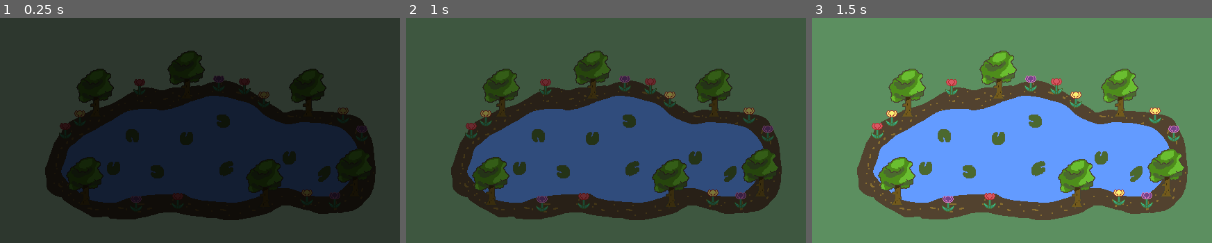
Above: before the commit, frames 1-3 (left to right).
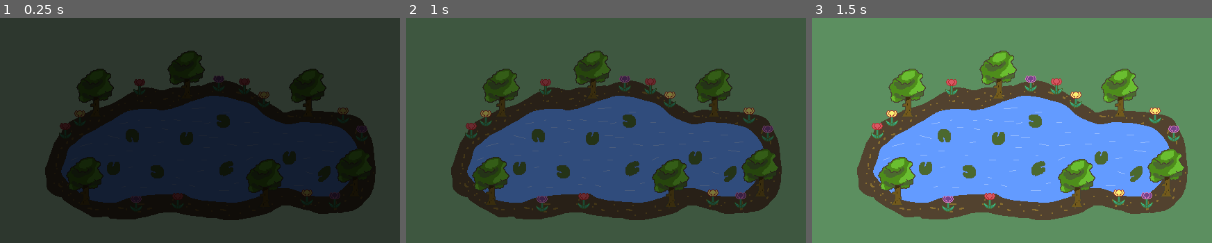
Above: after the commit, the same moments.

Repository: JuJuz1/Life-s-equilibrium
Game: Godot game, scene res://scenes/world.tscn
Two runs of this game, one before a commit and one after it. Both use one fixed random seed, a clock stepped at 60 frames per second and the inputs below.
Inputs (mouse positions are % of the whole screen's width and height, from its top left):
- Up to frame 1 (0.25 s): no input
- Up to frame 2 (1 s): tap Enter at 0.5 s; move the mouse to (72, 45) at 0.52 s; press the mouse at (72, 45) at 0.53 s
- Up to frame 3 (1.5 s): move the mouse to (30, 55) at 1.27 s; release the mouse at (30, 55) at 1.28 s; click (30, 55) at 1.35 s
The pictures show only the part of the screen within x 50-100%, y 50-100%; the shares and areas given below are measured in that part.

The runs differ from the first frame. In frame 2, less than 0.1% of the frame differs, in the area x 29-78%, y 46-69%; in frame 3, 0.2%, in the area x 18-84%, y 40-77%.

Commit message:
Audio prepping, recreation zone and music

Diff:
--- a/scenes/dormitory.tscn
+++ b/scenes/dormitory.tscn
@@ -204,5 +204,7 @@
 theme_override_font_sizes/font_size = 25
 text = "7"
 
+[node name="AudioStreamPlayer" type="AudioStreamPlayer" parent="."]
+
 [connection signal="area_entered" from="." to="." method="_on_area_entered"]
 [connection signal="area_exited" from="." to="." method="_on_area_exited"]
--- a/scenes/hospital.tscn
+++ b/scenes/hospital.tscn
@@ -16,5 +16,7 @@
 scale = Vector2(1.78553, 1.78553)
 texture = ExtResource("2_3p2px")
 
+[node name="AudioStreamPlayer" type="AudioStreamPlayer" parent="."]
+
 [connection signal="area_entered" from="." to="." method="_on_area_entered"]
 [connection signal="area_exited" from="." to="." method="_on_area_exited"]
--- a/scenes/recreation_zone.tscn
+++ b/scenes/recreation_zone.tscn
@@ -1,7 +1,9 @@
-[gd_scene load_steps=4 format=3 uid="uid://0as4s51phssd"]
+[gd_scene load_steps=6 format=3 uid="uid://0as4s51phssd"]
 
 [ext_resource type="Script" path="res://scripts/recreation_zone.gd" id="1_txihd"]
 [ext_resource type="Texture2D" uid="uid://d3pn31oagab43" path="res://graphics/lake.png" id="2_4ct64"]
+[ext_resource type="AudioStream" uid="uid://cylxag0wg4x43" path="res://audio/bird.mp3" id="3_5axjr"]
+[ext_resource type="AudioStream" uid="uid://b2j6g4xy4mlqe" path="res://audio/bird2.mp3" id="4_a2g7i"]
 
 [sub_resource type="RectangleShape2D" id="RectangleShape2D_n05fw"]
 size = Vector2(497.5, 255.5)
@@ -15,5 +17,13 @@
 [node name="Lake" type="Sprite2D" parent="."]
 texture = ExtResource("2_4ct64")
 
+[node name="AudioStreamPlayer" type="AudioStreamPlayer" parent="."]
+editor_description = "forest edge spring NL 1146AM 220414_0336.wav by klankbeeld -- https://freesound.org/s/629446/ -- License: Attribution 4.0"
+stream = ExtResource("3_5axjr")
+volume_db = 2.0
+
+[node name="AudioStreamPlayer2" type="AudioStreamPlayer" parent="."]
+stream = ExtResource("4_a2g7i")
+
 [connection signal="area_entered" from="." to="." method="_on_area_entered"]
 [connection signal="area_exited" from="." to="." method="_on_area_exited"]
--- a/scenes/workplace.tscn
+++ b/scenes/workplace.tscn
@@ -188,5 +188,7 @@
 sprite_frames = SubResource("SpriteFrames_veiej")
 frame_progress = 0.731534
 
+[node name="AudioStreamPlayer" type="AudioStreamPlayer" parent="."]
+
 [connection signal="area_entered" from="." to="." method="_on_area_entered"]
 [connection signal="area_exited" from="." to="." method="_on_area_exited"]
--- a/scenes/world.tscn
+++ b/scenes/world.tscn
@@ -7,8 +7,9 @@
 [ext_resource type="PackedScene" uid="uid://0as4s51phssd" path="res://scenes/recreation_zone.tscn" id="4_yo5hm"]
 [ext_resource type="PackedScene" uid="uid://bptbsaqreifkp" path="res://scenes/dormitory.tscn" id="5_8yo4u"]
 [ext_resource type="PackedScene" uid="uid://cawh8gfun1sjp" path="res://scenes/hospital.tscn" id="5_nj28b"]
-[ext_resource type="Material" uid="uid://xg6h5gdeg71v" path="res://material_unshaded.tres" id="7_kptb1"]
+[ext_resource type="Material" uid="uid://xg6h5gdeg71v" path="res://materials/material_unshaded.tres" id="7_kptb1"]
 [ext_resource type="Texture2D" uid="uid://df1fjgx7us2wt" path="res://graphics/arrow.png" id="8_awgej"]
+[ext_resource type="AudioStream" uid="uid://c6gry6rctsmdd" path="res://audio/music.mp3" id="10_47fip"]
 
 [sub_resource type="CanvasTexture" id="CanvasTexture_1cqoc"]
 
@@ -134,3 +135,12 @@
 
 [node name="TimerRestart" type="Timer" parent="."]
 wait_time = 60.0
+
+[node name="AudioMusic" type="AudioStreamPlayer" parent="."]
+editor_description = "https://pixabay.com/fi/music/sarjakuvia-your-game-comedy-173310/
+
+Music by Oleksii Holubiev from Pixabay
+
+"
+stream = ExtResource("10_47fip")
+volume_db = -20.0
--- a/scripts/dormitory.gd
+++ b/scripts/dormitory.gd
@@ -4,6 +4,8 @@
 ## Preload doors
 const DOOR_GREEN: CompressedTexture2D = preload("res://graphics/door_green.png")
 const DOOR_RED: CompressedTexture2D = preload("res://graphics/door_red.png")
+
+@onready var audio_stream_player = $AudioStreamPlayer
 
 ## When entering the dormitory
 ## [param area] area what enters, should always be a character
--- a/scripts/hospital.gd
+++ b/scripts/hospital.gd
@@ -1,5 +1,7 @@
 extends Area2D
 ## Hospital
+
+@onready var audio_stream_player = $AudioStreamPlayer
 
 ## When entering the hospital
 ## [param area] area what enters, should always be a character
--- a/scripts/recreation_zone.gd
+++ b/scripts/recreation_zone.gd
@@ -1,9 +1,18 @@
 extends Area2D
 ## Recreation zone
+
+@onready var audio_bird1 = $AudioStreamPlayer
+@onready var audio_bird2 = $AudioStreamPlayer2
+
 
 ## When entering the zone
 ## [param area] area what enters, should always be a character
 func _on_area_entered(area: Area2D) -> void:
+	if not (audio_bird1.playing or audio_bird2.playing):
+		if randf_range(0, 1) < 0.5:
+			audio_bird1.play()
+		else:
+			audio_bird2.play()
 	#print(area.facility)
 	area.facility = "recreation_zone"
 	area.energy_change = 6
--- a/scripts/workplace.gd
+++ b/scripts/workplace.gd
@@ -11,6 +11,8 @@
 ## All animatedsprites
 @onready var animations: Array = $Animations.get_children()
 var tweening: bool = false
+
+@onready var audio_stream_player = $AudioStreamPlayer
 
 ## When entering workplace
 ## [param area] area what enters, should always be a character
--- a/scripts/world.gd
+++ b/scripts/world.gd
@@ -11,7 +11,7 @@
 const CHARACTER_GIRL = preload("res://scenes/character_girl.tscn")
 
 ## Unshaded material
-const MATERIAL_UNSHADED = preload("res://material_unshaded.tres")
+const MATERIAL_UNSHADED = preload("res://materials/material_unshaded.tres")
 
 ## All preloaded characters
 var characters_preload: Array[PackedScene]
@@ -38,6 +38,9 @@
 var started: bool = false
 ## When a small tutorial is ongoing
 var tutorial: bool = true
+
+## Music starts playing after tutorial
+@onready var audio_music = $AudioMusic
 
 func _ready() -> void:
 	characters_preload.append(CHARACTER_BASE)
@@ -98,8 +101,17 @@
 	tween_arrow.stop()
 	tween_character.stop()
 
-	await get_tree().create_timer(2).timeout
+	await get_tree().create_timer(1).timeout
+
+	# Audio
+	audio_music.play()
+	var tween_music: Tween = create_tween().set_ease(Tween.EASE_IN_OUT).set_trans(Tween.TRANS_CUBIC)
+	tween_music.tween_property(audio_music, "volume_db", 0, 2)
+
+	await get_tree().create_timer(1).timeout
 	canvas_dim(false)
+
+
 	tween_arrow = create_tween().set_ease(Tween.EASE_IN_OUT).set_trans(Tween.TRANS_CUBIC)
 	tween_arrow.tween_property($UI/SpriteArrow, "modulate:a", 0, 1)
 	tween_arrow.finished.connect(func() -> void:
Not shown, added: audio/bird.mp3.import
Not shown, added: audio/bird2.mp3.import
Not shown, added: audio/music.mp3.import
Binary file changed: graphics/lake.aseprite
Binary file changed: graphics/lake.png
Renamed: material_unshaded.tres -> materials/material_unshaded.tres
Not shown: 1 places in scenes/world.tscn that only renumber resources
Not shown, changed: README.md
Not shown, added: audio/bird.mp3
Not shown, added: audio/bird2.mp3
Not shown, added: audio/music.mp3
